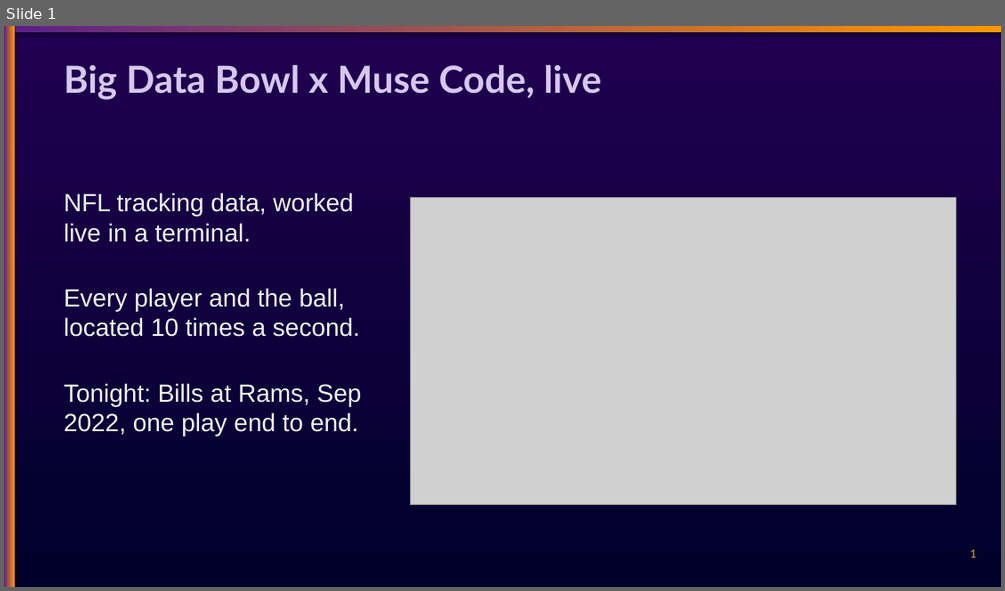
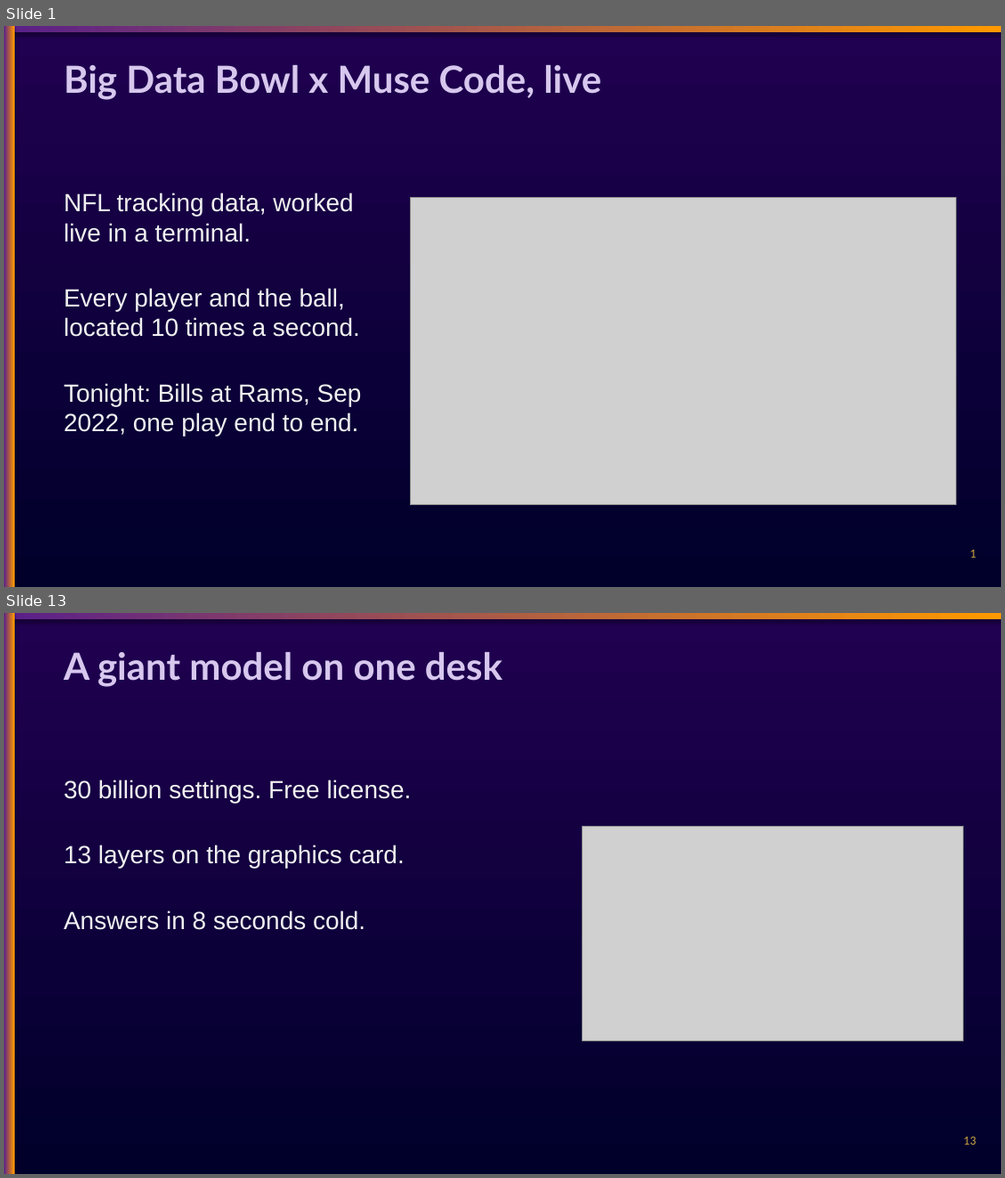
Before and after one commit to chasko-labs/nfl-big-data-bowl-2027, a slide deck: deck/unified.pptx. Shown one above the other, each under a label of ours: slide 1 before the commit, slides 1 and 13 after it; the slides between them are not shown. The pictures are 1005x591 and 1005x1178 pixels, drawn with LibreOffice and Linux fonts; fonts in the diff are those of the drawing; grey boxes stand for pictures. Boxes give left, top, right and bottom in pixels: in the first picture for what was removed or moved away, otherwise in the second. Text is boxed around its words. In the diff, an @@ line names an element or a change of style, - is before the commit and + after.

Commit message:
deck: plain-words rewrite all 17, collision-free layout

```diff
--- a/deck/unified.pptx
+++ b/deck/unified.pptx
@@ slide 13 added at <box>4,613,1001,1174</box>, background gradient #00002A to #200050 @@
@@ rectangle added at <box>4,613,1001,619</box>, fill gradient #5A1F8A to #FF9900 @@
@@ rectangle added at <box>4,613,15,1174</box>, fill gradient #5A1F8A to #FF9900 @@
@@ text added at <box>64,652,502,687</box>, 36 pt, text #D7C7EE, bold @@
+A giant model on one desk
@@ text added at <box>64,779,412,930</box>, 24 pt, text #F0F0F0 @@
+30 billion settings. Free license.
+13 layers on the graphics card.
+Answers in 8 seconds cold.
@@ picture added at <box>582,826,963,1041</box> @@
@@ text added at <box>963,1136,976,1144</box>, 12 pt, text #C9A23F @@
+13
```
Also in this commit, not shown: 7 slides changed, 8 other slides added, 9 slides removed.
